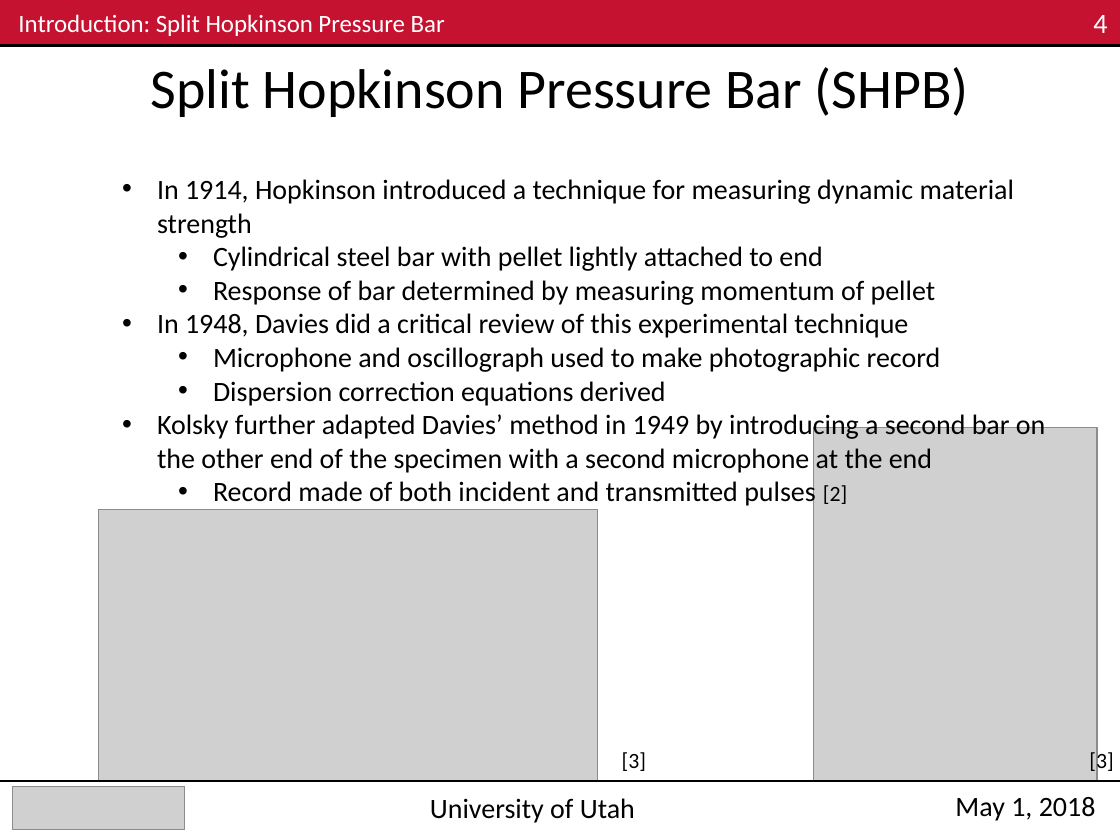
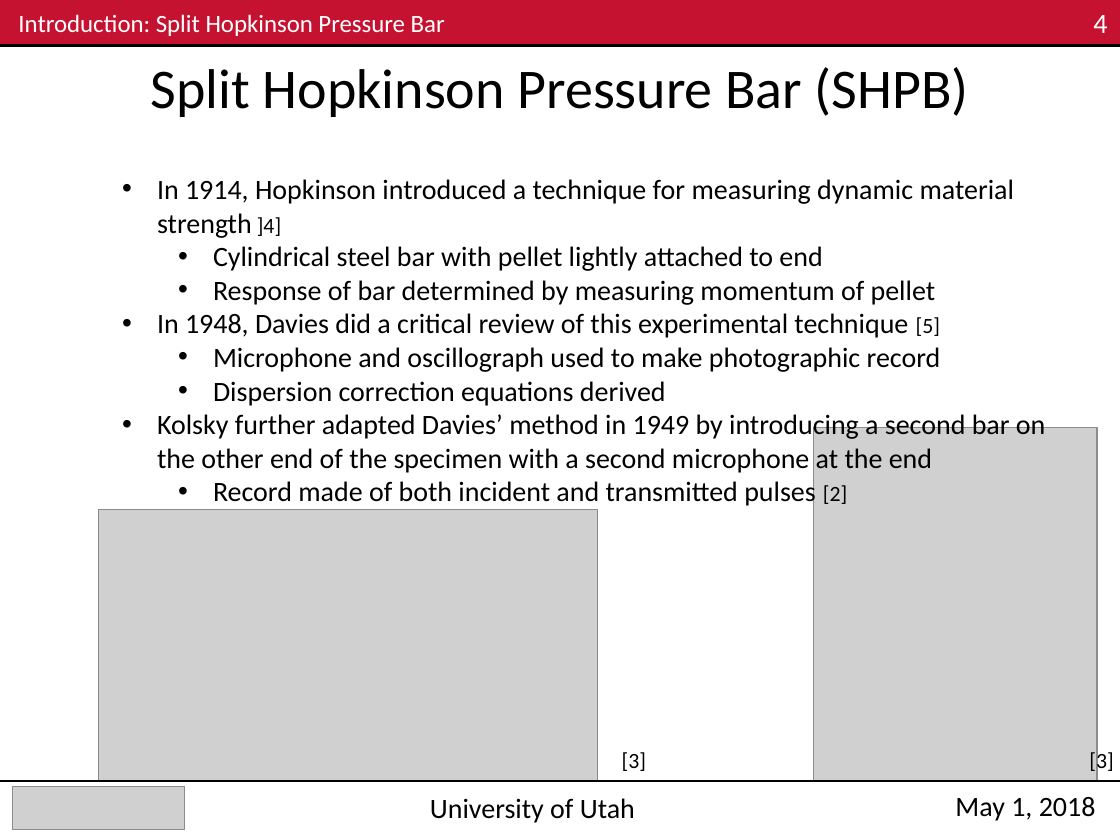
Before and after one commit to Mar-ten/PMAA_Fracture, a slide deck: slide 4 of ME EN 6960_Group4_Exp3_Nick_v2.pptx. Drawn at 1120x840 pixels with LibreOffice and Linux fonts; fonts in the diff are those of the drawing; grey boxes stand for pictures. Boxes give left, top, right and bottom in pixels: in the first picture for what was removed or moved away, otherwise in the second. Text is boxed around its words. In the diff, an @@ line names an element or a change of style, - is before the commit and + after.

```diff
--- a/ME EN 6960_Group4_Exp3_Nick_v2.pptx
+++ b/ME EN 6960_Group4_Exp3_Nick_v2.pptx
@@ text at bbox=[157, 179, 1014, 238]: text changed @@
-  • In 1914, Hopkinson introduced a technique for measuring dynamic material strength
+  • In 1914, Hopkinson introduced a technique for measuring dynamic material strength ]4]
@@ text at bbox=[157, 313, 940, 338]: text changed @@
-  • In 1948, Davies did a critical review of this experimental technique
+  • In 1948, Davies did a critical review of this experimental technique [5]
```
Also in this commit, not shown: 5 other slides changed, 2 other files.
